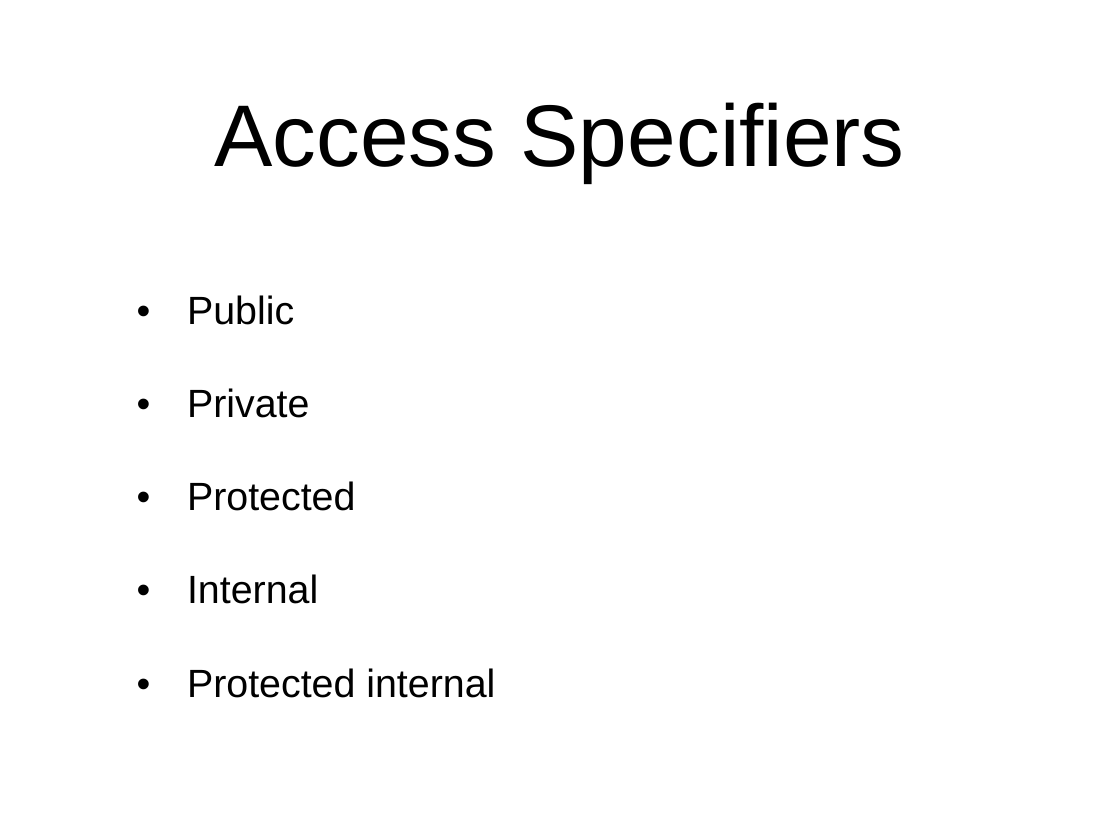
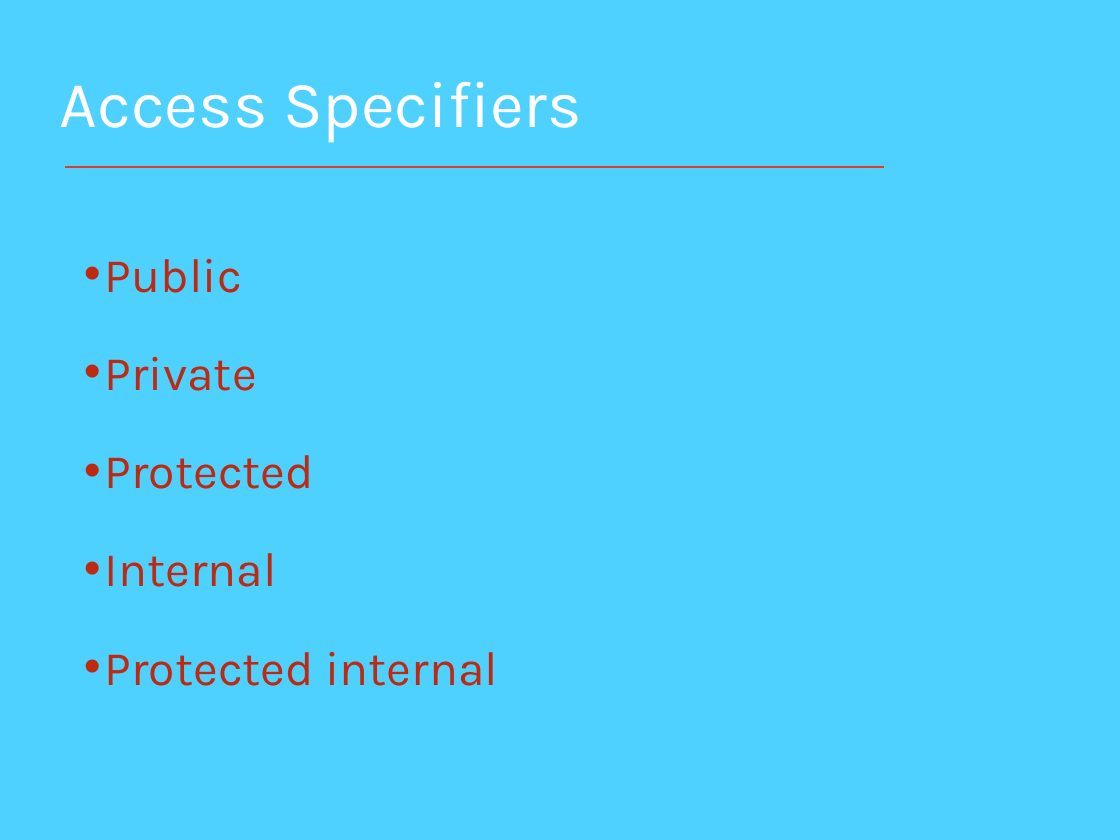
Before and after one commit to Falkhanaizi/TechHub, a slide deck: slide 47 of introduction to C# in VS 2015.pptx. Drawn at 1120x840 pixels with LibreOffice and Linux fonts; fonts in the diff are those of the drawing. Boxes give left, top, right and bottom in pixels: in the first picture for what was removed or moved away, otherwise in the second. Text is boxed around its words. In the diff, an @@ line names an element or a change of style, - is before the commit and + after.

```diff
--- a/introduction to C# in VS 2015.pptx
+++ b/introduction to C# in VS 2015.pptx
@@ background #FFFFFF to #4FD1FF @@
@@ title "Access Specifiers": place and size @@
-title "Access Specifiers" at (215,102,905,182)
+title "Access Specifiers" at (60,82,582,143)
@@ title "Access Specifiers" at (60,82,582,143): size 80 to 60 pt, font Arial to Karla, text colour #000000 to #FFFFFF; alignment centre to left; line spacing 1 to 0.9 @@
@@ line added from (885, 167) to (65, 167), #DC3F25 1.5 pt @@
@@ text "Public" at (105,259,498,686): vertical alignment middle to top @@
@@ text at (105,259,498,686): text changed; size 36 to 44 pt; font Arial to Karla; text colour #000000 to #BE2A11 @@
-• Public
-• Private
-• Protected
-• Internal
-• Protected internal
+• Public
+• Private
+• Protected
+• Internal
+• Protected internal
```
Also in this commit, not shown: 56 other slides changed.
